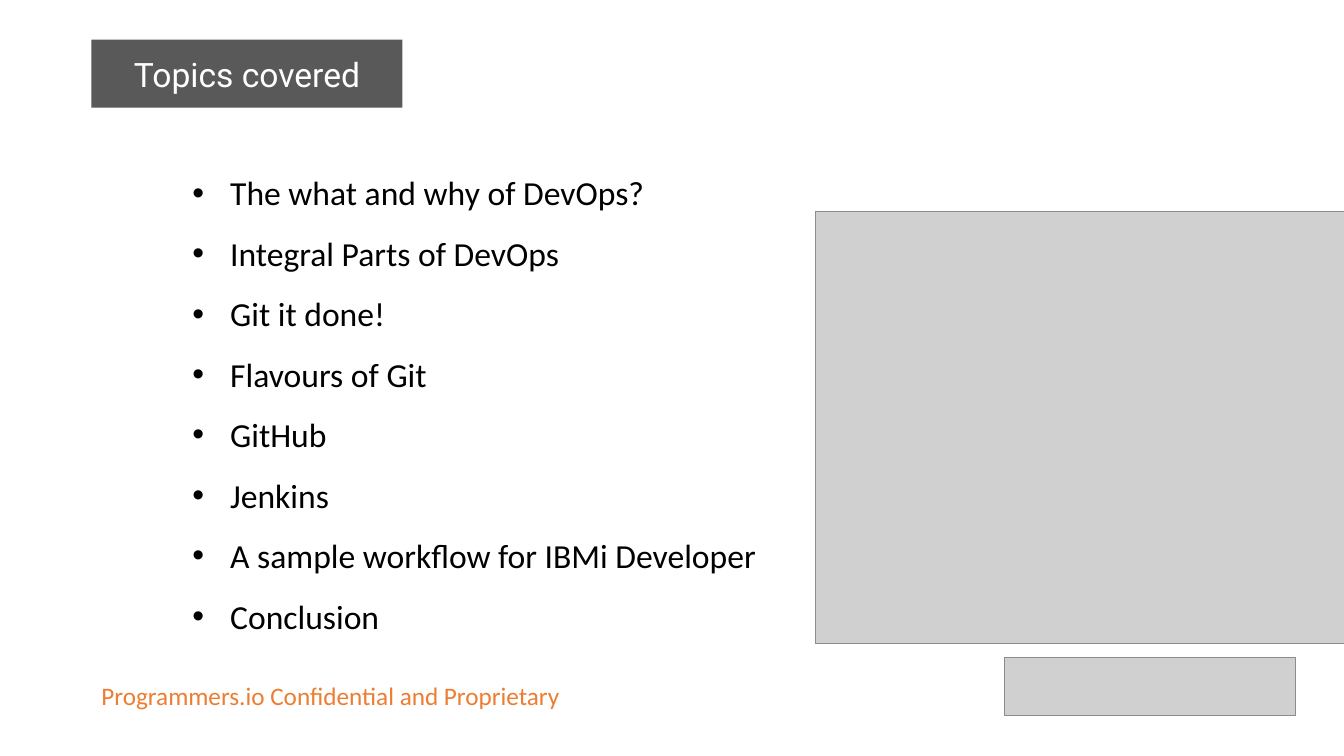
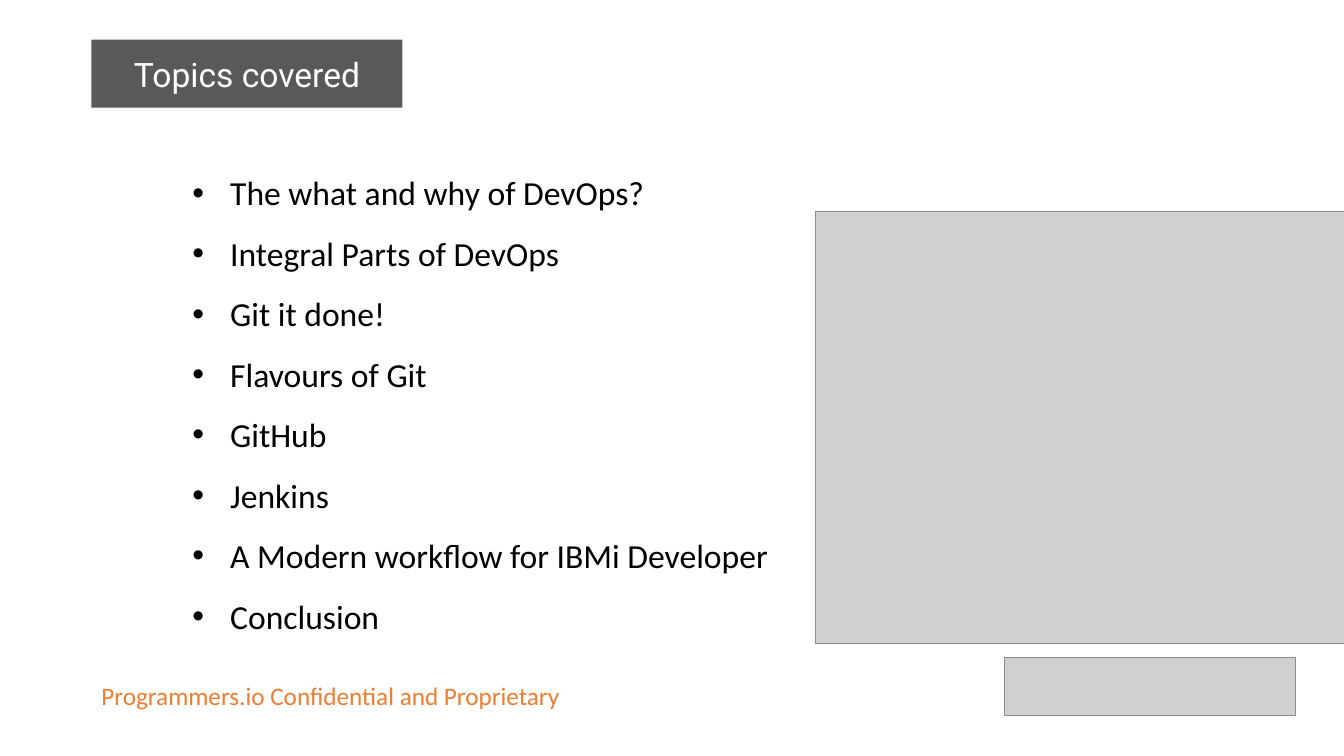
Before and after one commit to ravisankar-PIO/devopsonibmi, a slide deck: slide 2 of DevOps on IBMi.pptx. Drawn at 1344x756 pixels with LibreOffice and Linux fonts; fonts in the diff are those of the drawing; grey boxes stand for pictures. Boxes give left, top, right and bottom in pixels: in the first picture for what was removed or moved away, otherwise in the second. Text is boxed around its words. In the diff, an @@ line names an element or a change of style, - is before the commit and + after.

```diff
--- a/DevOps on IBMi.pptx
+++ b/DevOps on IBMi.pptx
@@ text at bbox=[230, 544, 767, 574]: text changed @@
-  • A sample workflow for IBMi Developer
+  • A Modern workflow for IBMi Developer
```
Also in this commit, not shown: 1 other slide changed, 2 slides added, 1 slide removed, 1 other file.
